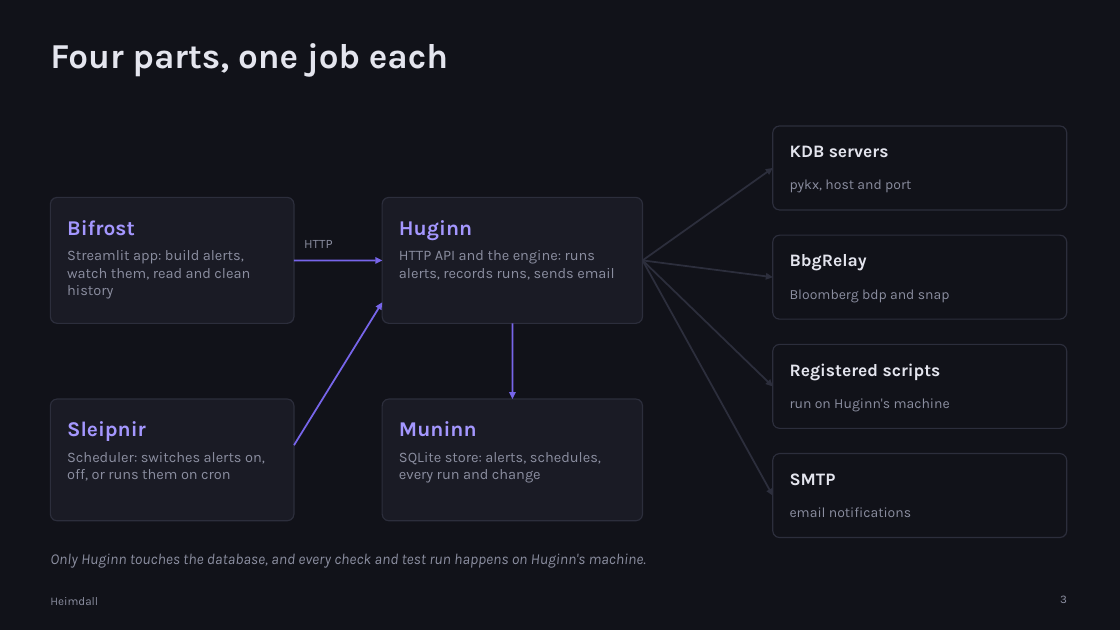
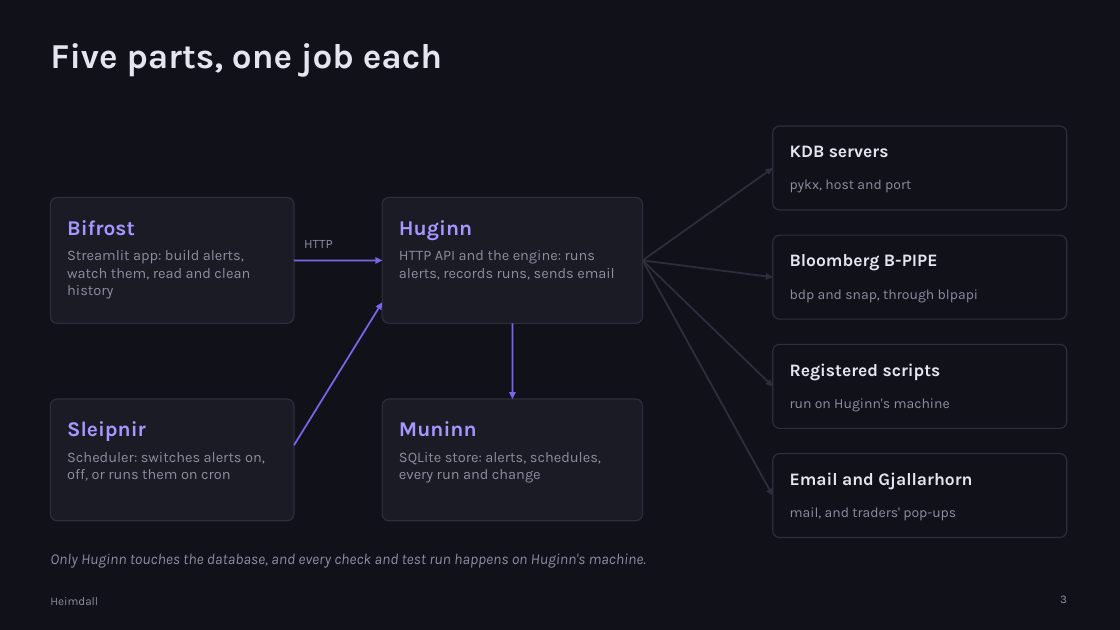
Before and after one commit to kas77000/heimdall, a slide deck: slide 3 of docs/presentation/Heimdall.pptx. Drawn at 1120x630 pixels with LibreOffice and Linux fonts; fonts in the diff are those of the drawing. Boxes give left, top, right and bottom in pixels: in the first picture for what was removed or moved away, otherwise in the second. Text is boxed around its words. In the diff, an @@ line names an element or a change of style, - is before the commit and + after.

```diff
--- a/docs/presentation/Heimdall.pptx
+++ b/docs/presentation/Heimdall.pptx
@@ title at bbox=[50, 43, 442, 77]: text changed @@
-Four parts, one job each
+Five parts, one job each
@@ text at bbox=[790, 254, 938, 271]: text changed @@
-BbgRelay
+Bloomberg B-PIPE
@@ text at bbox=[790, 289, 978, 303]: text changed @@
-Bloomberg bdp and snap
+bdp and snap, through blpapi
@@ text at bbox=[790, 472, 972, 490]: text changed @@
-SMTP
+Email and Gjallarhorn
@@ text at bbox=[790, 507, 956, 520]: text changed @@
-email notifications
+mail, and traders' pop-ups
```
Also in this commit, not shown: 4 other slides changed, 3 slides added, 27 other files.
